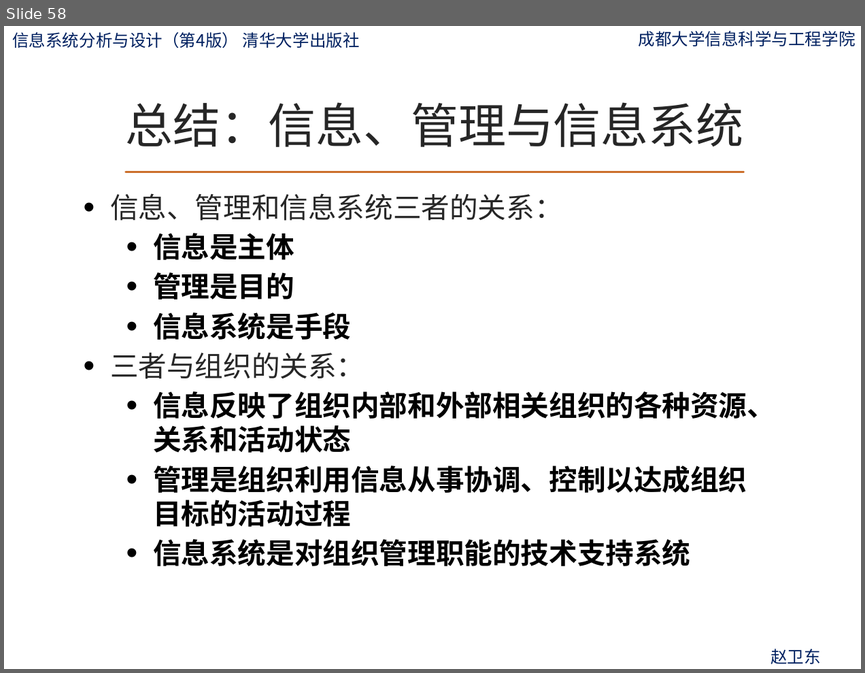
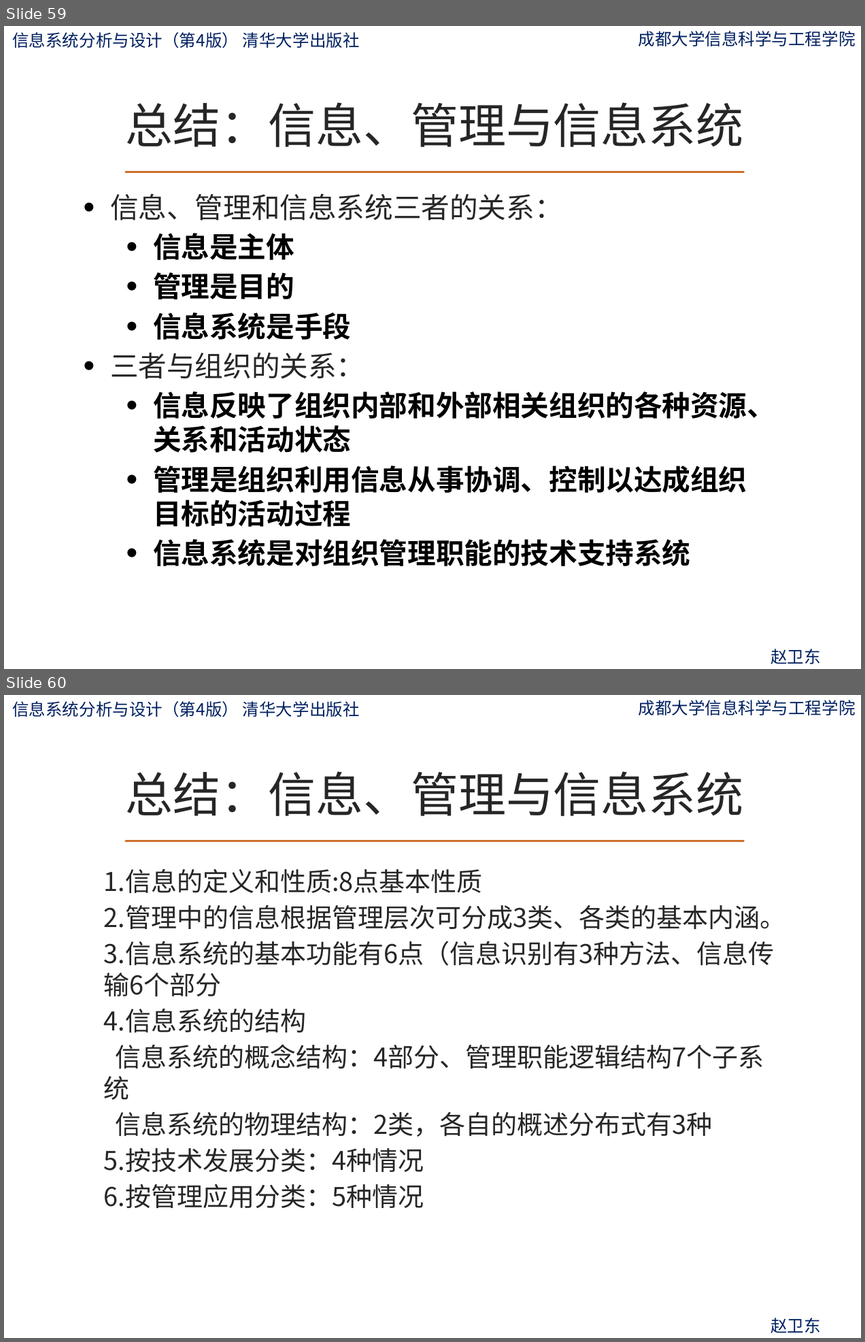
Before and after one commit to zwdcdu/is_analysis, a slide deck: ppt/第2章-信息、管理与信息系统.pptx. Shown one above the other, each under a label of ours: slide 58 before the commit, slides 59 and 60 after it. The pictures are 865x673 and 865x1342 pixels, drawn with LibreOffice and Linux fonts; fonts in the diff are those of the drawing; background and template pictures are left out. Boxes give left, top, right and bottom in pixels: in the first picture for what was removed or moved away, otherwise in the second. Text is boxed around its words. In the diff, an @@ line names an element or a change of style, - is before the commit and + after.

```diff
--- a/ppt/第2章-信息、管理与信息系统.pptx
+++ b/ppt/第2章-信息、管理与信息系统.pptx
@@ slide 60 added at bbox=[4, 695, 861, 1338], background picture (left out); not listed: 4 template elements that a slide beside it also shows @@
@@ title added at bbox=[126, 771, 744, 816], 40 pt, text #262626 @@
+总结：信息、管理与信息系统
@@ text added at bbox=[103, 869, 785, 1208], 21.7 pt, text #262626 @@
+1.信息的定义和性质:8点基本性质
+2.管理中的信息根据管理层次可分成3类、各类的基本内涵。
+3.信息系统的基本功能有6点（信息识别有3种方法、信息传输6个部分
+4.信息系统的结构
+信息系统的概念结构：4部分、管理职能逻辑结构7个子系统
+信息系统的物理结构：2类，各自的概述分布式有3种
+5.按技术发展分类：4种情况
+6.按管理应用分类：5种情况
@@ what was slide 58 is now slide 59 @@
```
Also in this commit, not shown: 1 slide changed, 1 other slide added, 6 other files.
